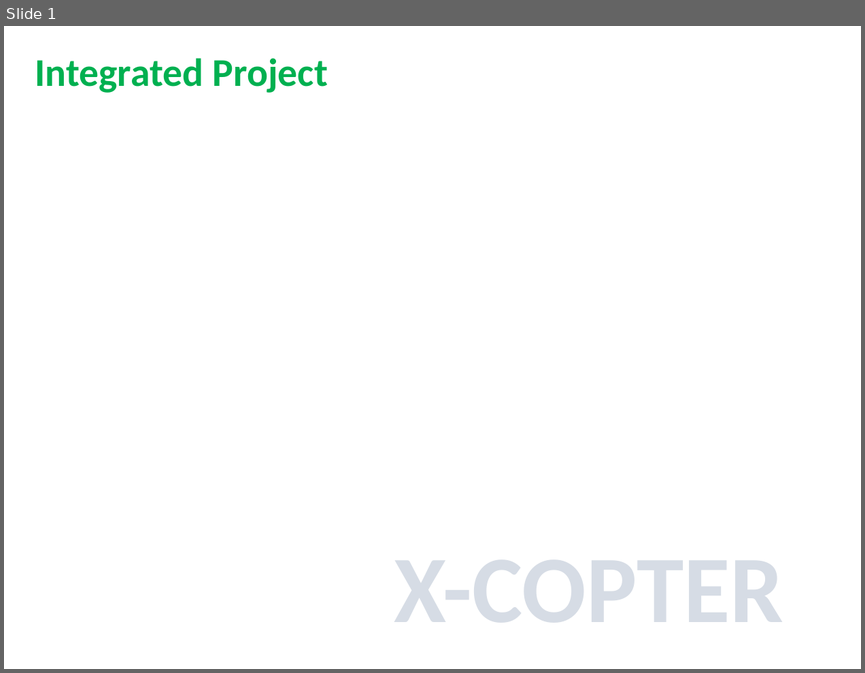
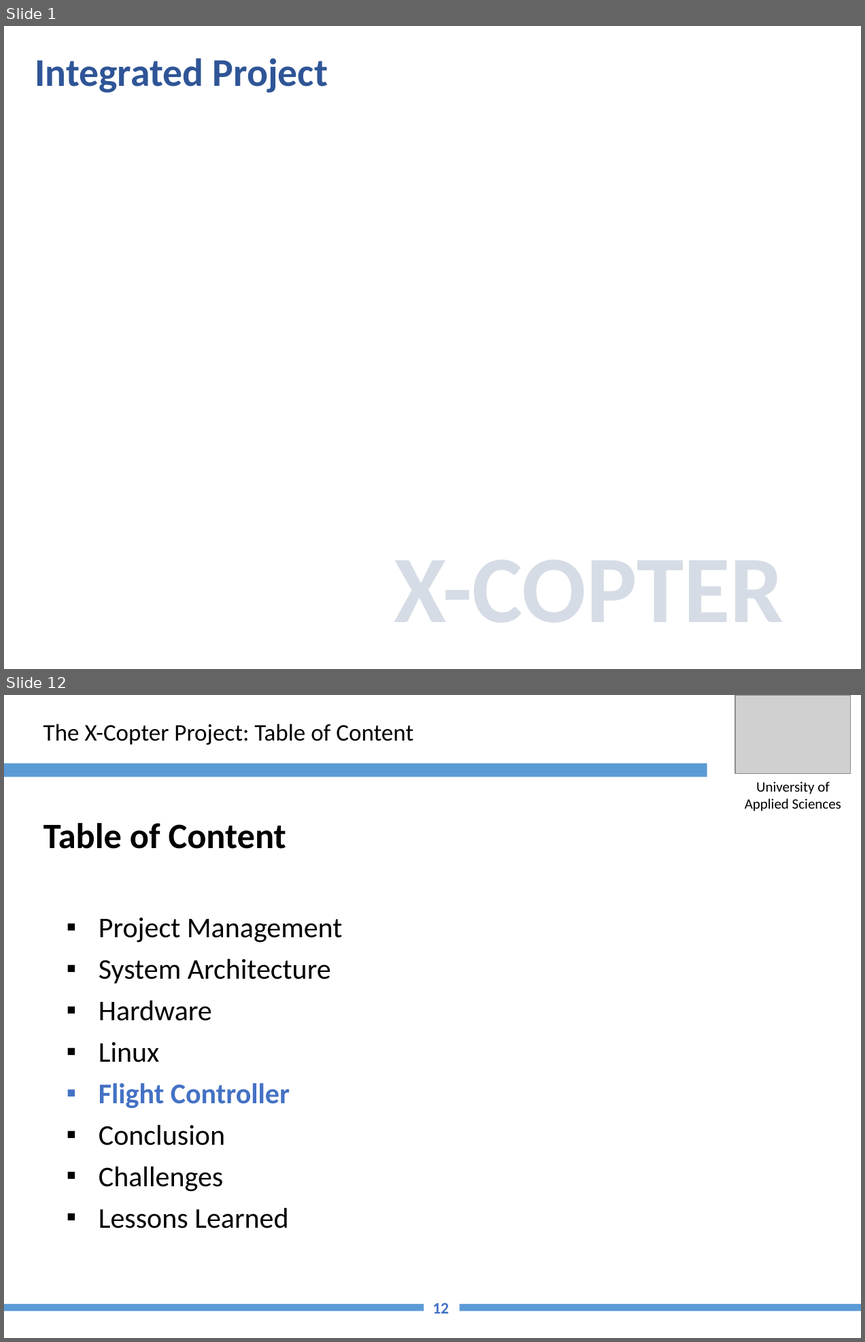
Before and after one commit to XCopter-HSU/XCopter, a slide deck: Final_Report/InFinalReportEinpflegen (Fuer Jan)/presentation_sample/sample_01.pptx. Shown one above the other, each under a label of ours: slide 1 before the commit, slides 1 and 12 after it; the slides between them are not shown. The pictures are 865x673 and 865x1342 pixels, drawn with LibreOffice and Linux fonts; fonts in the diff are those of the drawing; grey boxes stand for pictures; background and template pictures are left out. Boxes give left, top, right and bottom in pixels: in the first picture for what was removed or moved away, otherwise in the second. Text is boxed around its words. In the diff, an @@ line names an element or a change of style, - is before the commit and + after.

```diff
--- a/Final_Report/InFinalReportEinpflegen (Fuer Jan)/presentation_sample/sample_01.pptx
+++ b/Final_Report/InFinalReportEinpflegen (Fuer Jan)/presentation_sample/sample_01.pptx
@@ slide 12 added at box(4, 695, 861, 1338), background #FFFFFF @@
@@ picture added at box(735, 695, 851, 774) @@
@@ text added at box(43, 724, 413, 745), 20 pt, text #000000 @@
+The X-Copter Project: Table of Content
@@ rectangle added at box(4, 764, 706, 777), fill #5B9BD5 @@
@@ text added at box(745, 781, 841, 811), 12 pt, text #000000 @@
+University of
+Applied Sciences
@@ text added at box(43, 823, 286, 849), 30 pt, text #000000, bold @@
+Table of Content
@@ text added at box(99, 917, 343, 1228), 24 pt, text #000000 @@
+▪ Project Management
+▪ System Architecture
+▪ Hardware
+▪ Linux
+▪ Flight Controller
+▪ Conclusion
+▪ Challenges
+▪ Lessons Learned
@@ rectangle added at box(4, 1304, 424, 1310), fill #5B9BD5 @@
@@ page number added at box(432, 1302, 449, 1313), 13.5 pt, text #4472C4, bold @@
+12
@@ rectangle added at box(459, 1304, 861, 1310), fill #5B9BD5 @@
@@ slide 1 changed as well @@
@@ text "Integrated Project" at box(35, 58, 328, 93): text colour #00B050 to #2F5597 @@
```
Also in this commit, not shown: 2 other slides changed, 12 other slides added.
